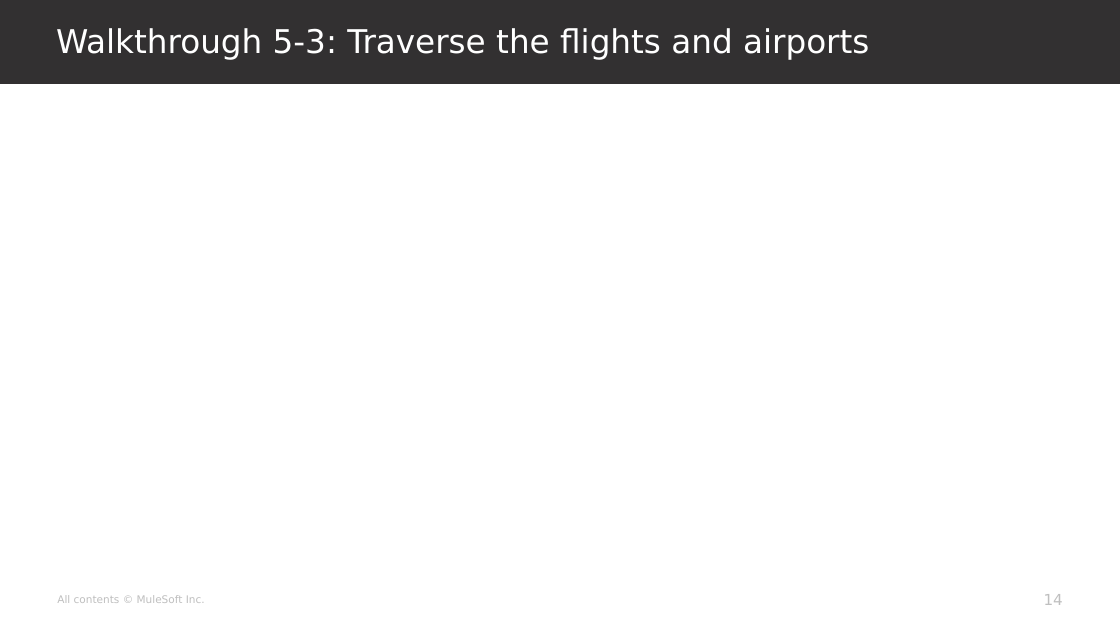
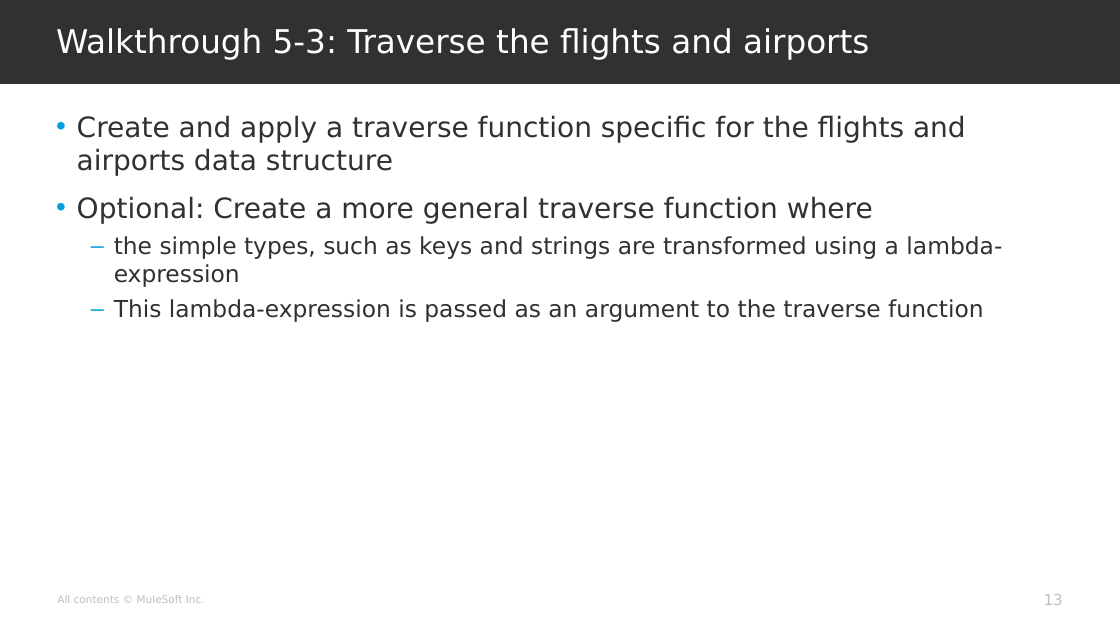
Before and after one commit to georgekwi/manual, a slide deck: slide 13 of slides/mod5.pptx (slide 14 before the commit). Drawn at 1120x630 pixels with LibreOffice and Linux fonts; fonts in the diff are those of the drawing; background and template pictures are left out. Boxes give left, top, right and bottom in pixels: in the first picture for what was removed or moved away, otherwise in the second. Text is boxed around its words. In the diff, an @@ line names an element or a change of style, - is before the commit and + after.

```diff
--- a/slides/mod5.pptx
+++ b/slides/mod5.pptx
@@ text added at <box>77,115,1002,322</box>, 20 pt, text #323031 @@
+• Create and apply a traverse function specific for the flights and airports data structure
+• Optional: Create a more general traverse function where
+  – the simple types, such as keys and strings are transformed using a lambda-expression
+  – This lambda-expression is passed as an argument to the traverse function
@@ page number at <box>1044,594,1063,605</box>: text changed @@
-14
+13
```
Also in this commit, not shown: 7 other slides changed, 1 slide added, 2 slides removed.
